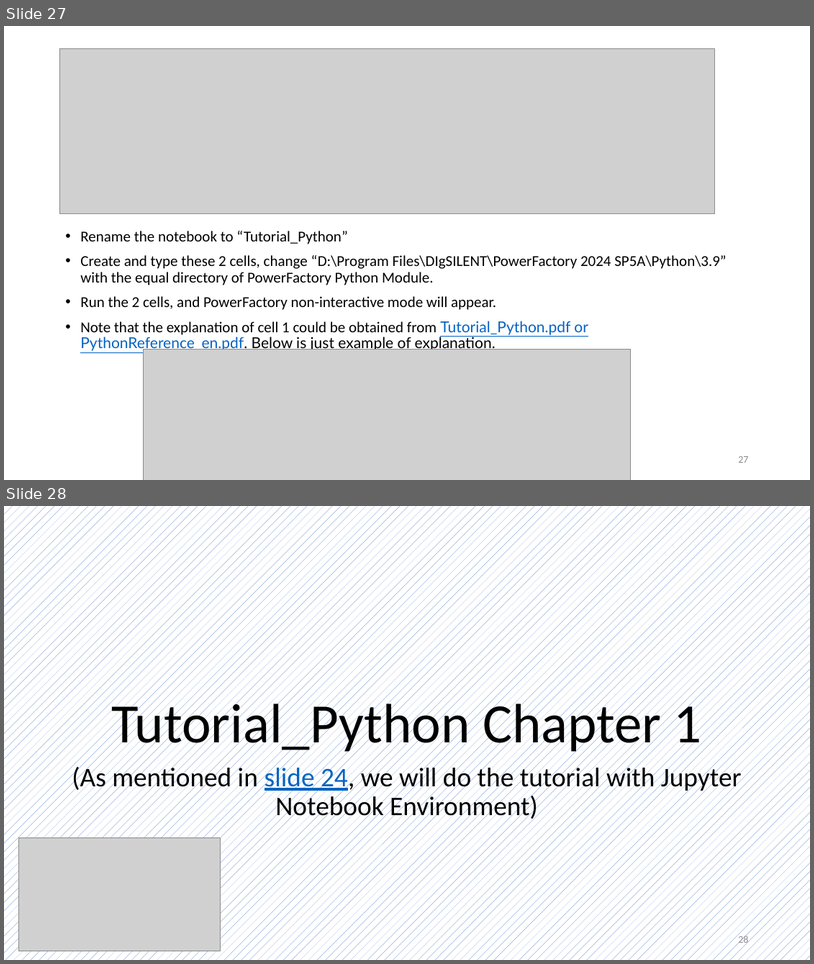
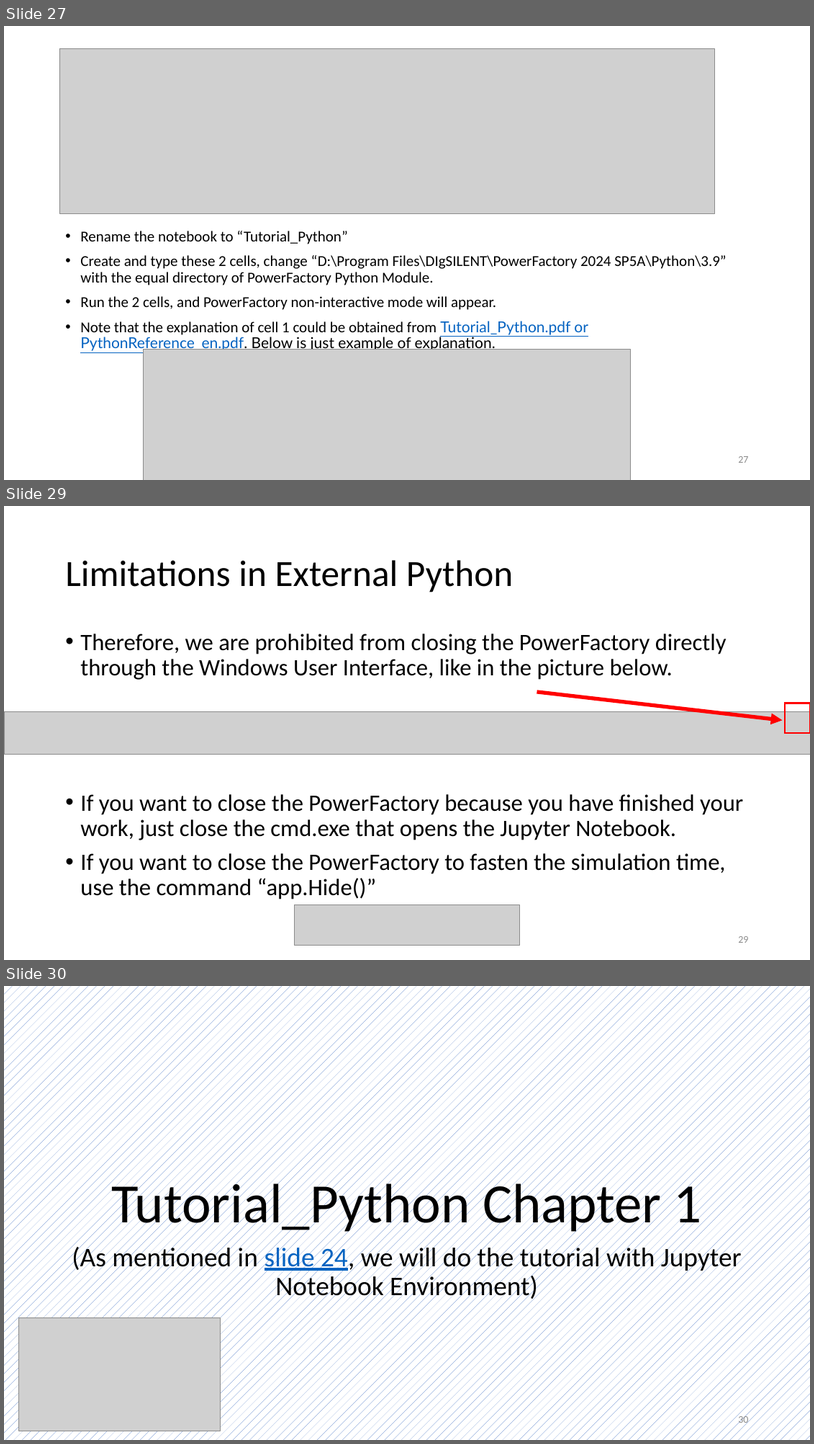
Before and after one commit to firazsidqi99/PowerFactory-Python, a slide deck: Python-DIgSILENT PowerFactory Integration.pptx. Shown one above the other, each under a label of ours: slides 27 and 28 before the commit, slides 27, 29 and 30 after it; the slides between them are not shown. The pictures are 814x964 and 814x1444 pixels, drawn with LibreOffice and Linux fonts; fonts in the diff are those of the drawing; grey boxes stand for pictures. Boxes give left, top, right and bottom in pixels: in the first picture for what was removed or moved away, otherwise in the second. Text is boxed around its words. In the diff, an @@ line names an element or a change of style, - is before the commit and + after.

```diff
--- a/Python-DIgSILENT PowerFactory Integration.pptx
+++ b/Python-DIgSILENT PowerFactory Integration.pptx
@@ slide 29 added at <box>4,506,810,960</box>, background #FFFFFF @@
@@ title added at <box>65,560,513,592</box>, 44 pt, text #000000 @@
+Limitations in External Python
@@ text added at <box>80,633,743,899</box>, 28 pt, text #000000 @@
+• Therefore, we are prohibited from closing the PowerFactory directly through the Windows User Interface, like in the picture below.
+• If you want to close the PowerFactory because you have finished your work, just close the cmd.exe that opens the Jupyter Notebook.
+• If you want to close the PowerFactory to fasten the simulation time, use the command “app.Hide()”
@@ arrow added from (538, 692) to (783, 720), #FF0000 4.5 pt @@
@@ picture added at <box>4,712,810,754</box> @@
@@ rectangle added at <box>786,703,810,733</box>, outline #FF0000 2.25 pt @@
@@ picture added at <box>294,905,520,945</box> @@
@@ page number added at <box>738,936,748,942</box>, 12 pt, text #8C8C8C @@
+29
@@ what was slide 28 is now slide 30 @@
@@ page number at <box>738,1414,748,1425</box>: text changed @@
-28
+30
```
Also in this commit, not shown: 1 other slide added.
